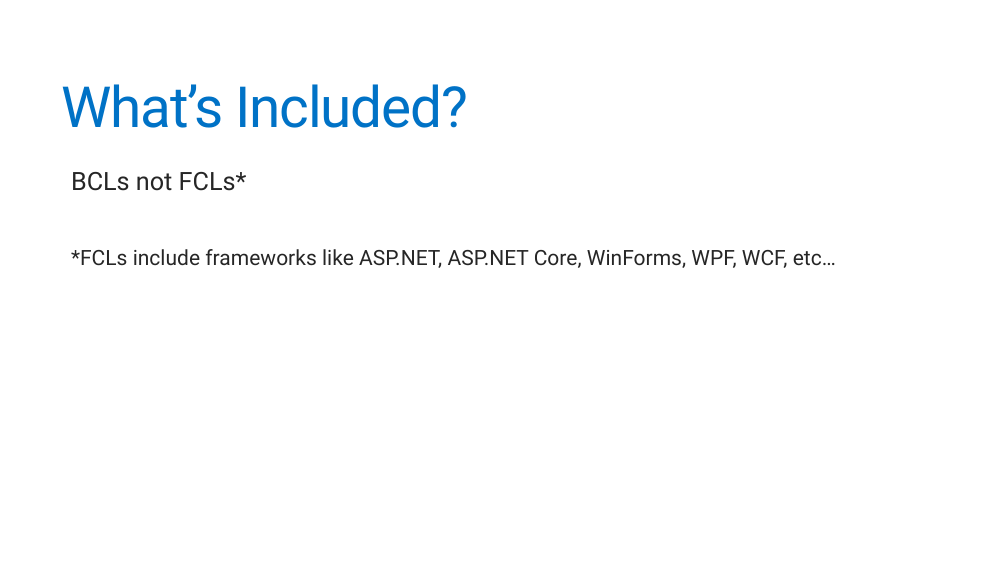
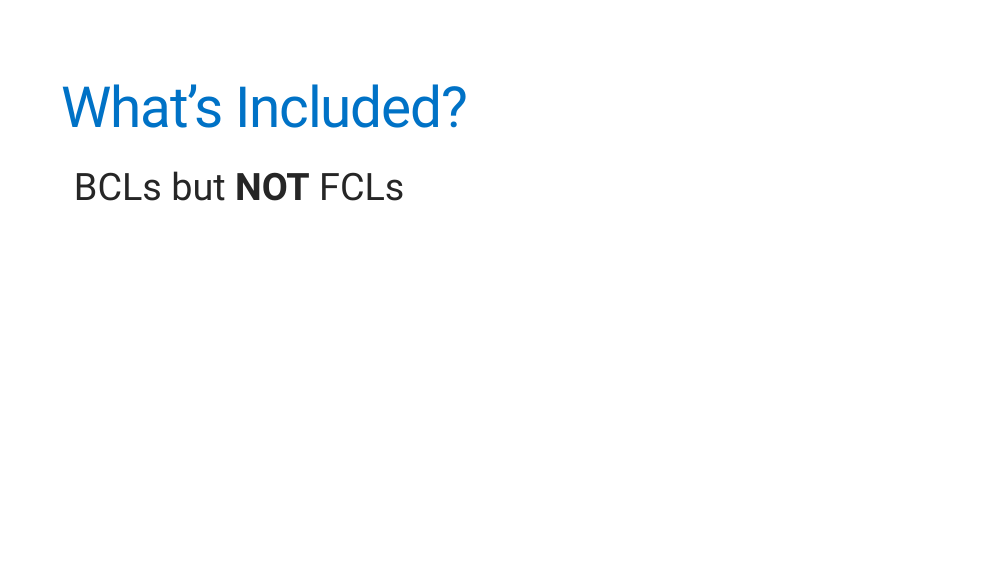
Before and after one commit to jonathantower/dotnet-standard, a slide deck: slide 11 of slides.pptx. Drawn at 1008x567 pixels with LibreOffice and Linux fonts; fonts in the diff are those of the drawing. Boxes give left, top, right and bottom in pixels: in the first picture for what was removed or moved away, otherwise in the second. Text is boxed around its words. In the diff, an @@ line names an element or a change of style, - is before the commit and + after.

```diff
--- a/slides.pptx
+++ b/slides.pptx
@@ text at (74, 171, 404, 201): text changed; size 20 to 36 pt @@
-  BCLs not FCLs*
-  *FCLs include frameworks like ASP.NET, ASP.NET Core, WinForms, WPF, WCF, etc…
+  BCLs but NOT FCLs
```
Also in this commit, not shown: 10 other slides changed, 6 slides added, 2 slides removed, 1 other file.
